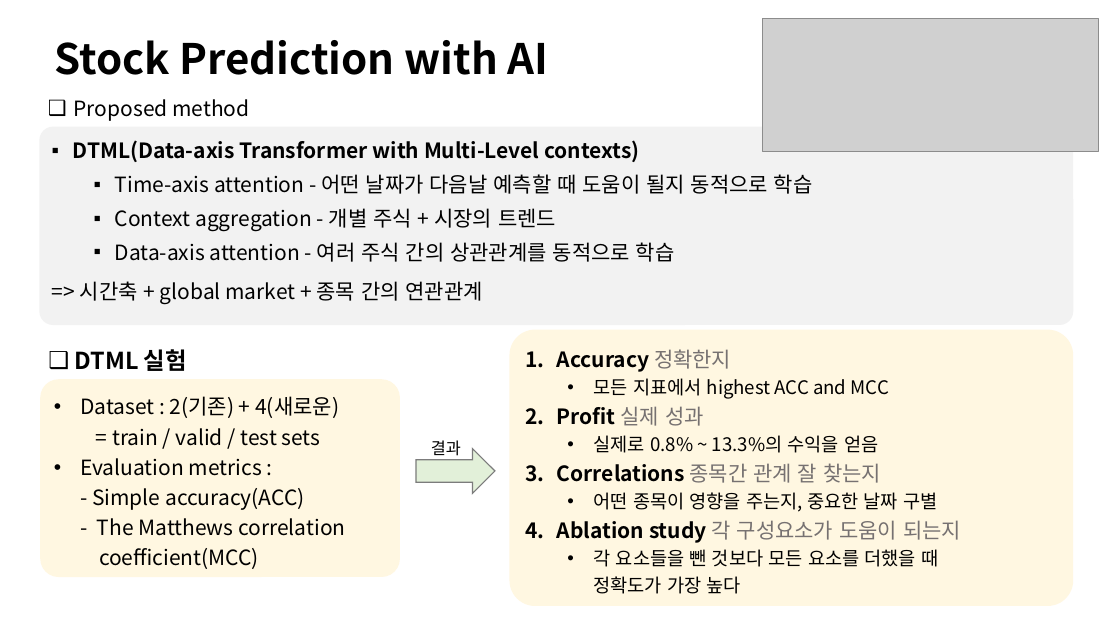
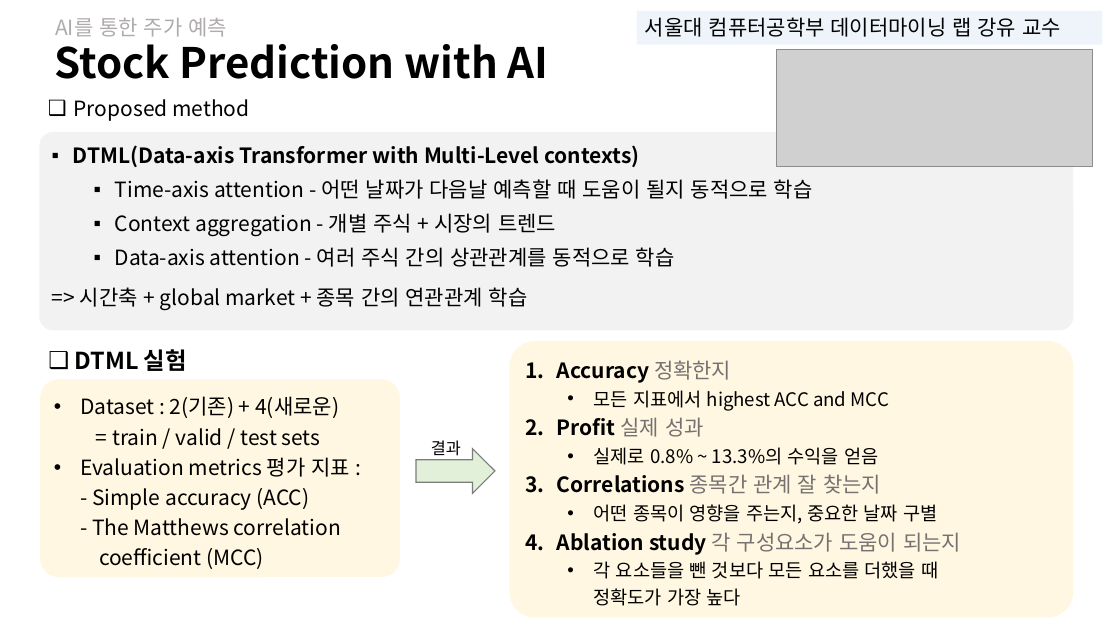
Before and after one commit to sohee98/DeepLearning_study, a slide deck: slide 6 of 미팅 자료/1주차(220316)-세미나영상요약.pptx. Drawn at 1120x630 pixels with LibreOffice and Linux fonts; fonts in the diff are those of the drawing; grey boxes stand for pictures. Boxes give left, top, right and bottom in pixels: in the first picture for what was removed or moved away, otherwise in the second. Text is boxed around its words. In the diff, an @@ line names an element or a change of style, - is before the commit and + after.

```diff
--- a/미팅 자료/1주차(220316)-세미나영상요약.pptx
+++ b/미팅 자료/1주차(220316)-세미나영상요약.pptx
@@ text added at bbox=[55, 18, 227, 37], 18 pt, text #AFABAB @@
+AI를 통한 주가 예측
@@ rectangle added at bbox=[637, 11, 1102, 45], fill #DEEBF7 at 50% opacity, 18 pt, text #030303 @@
+서울대 컴퓨터공학부 데이터마이닝 랩 강유 교수
@@ title "Stock Prediction with AI" rewrapped from bbox=[54, 40, 549, 75] to bbox=[54, 36, 549, 79] @@
@@ picture: place and size @@
-picture at bbox=[763, 18, 1098, 152]
+picture at bbox=[776, 50, 1092, 166]
@@ rounded rectangle "DTML(Data-axis Transformer with Multi-Level contexts)": place and size @@
-rounded rectangle "DTML(Data-axis Transformer with Multi-Level contexts)" at bbox=[39, 127, 1074, 325]
+rounded rectangle "DTML(Data-axis Transformer with Multi-Level contexts)" at bbox=[39, 132, 1074, 330]
@@ text in rounded rectangle at bbox=[80, 287, 528, 310]: text changed @@
-=> 시간축 + global market + 종목 간의 연관관계
+=> 시간축 + global market + 종목 간의 연관관계 학습
@@ rounded rectangle "Accuracy 정확한지": place and size @@
-rounded rectangle "Accuracy 정확한지" at bbox=[510, 329, 1074, 606]
+rounded rectangle "Accuracy 정확한지" at bbox=[510, 341, 1074, 618]
@@ text in rounded rectangle at bbox=[80, 457, 350, 569]: text changed @@
-• Evaluation metrics :
-  - Simple accuracy(ACC)
-  - The Matthews correlation
-  coefficient(MCC)
+• Evaluation metrics 평가 지표 :
+  - Simple accuracy (ACC)
+  - The Matthews correlation
+  coefficient (MCC)
```
Also in this commit, not shown: 7 other slides changed, 7 other files.
